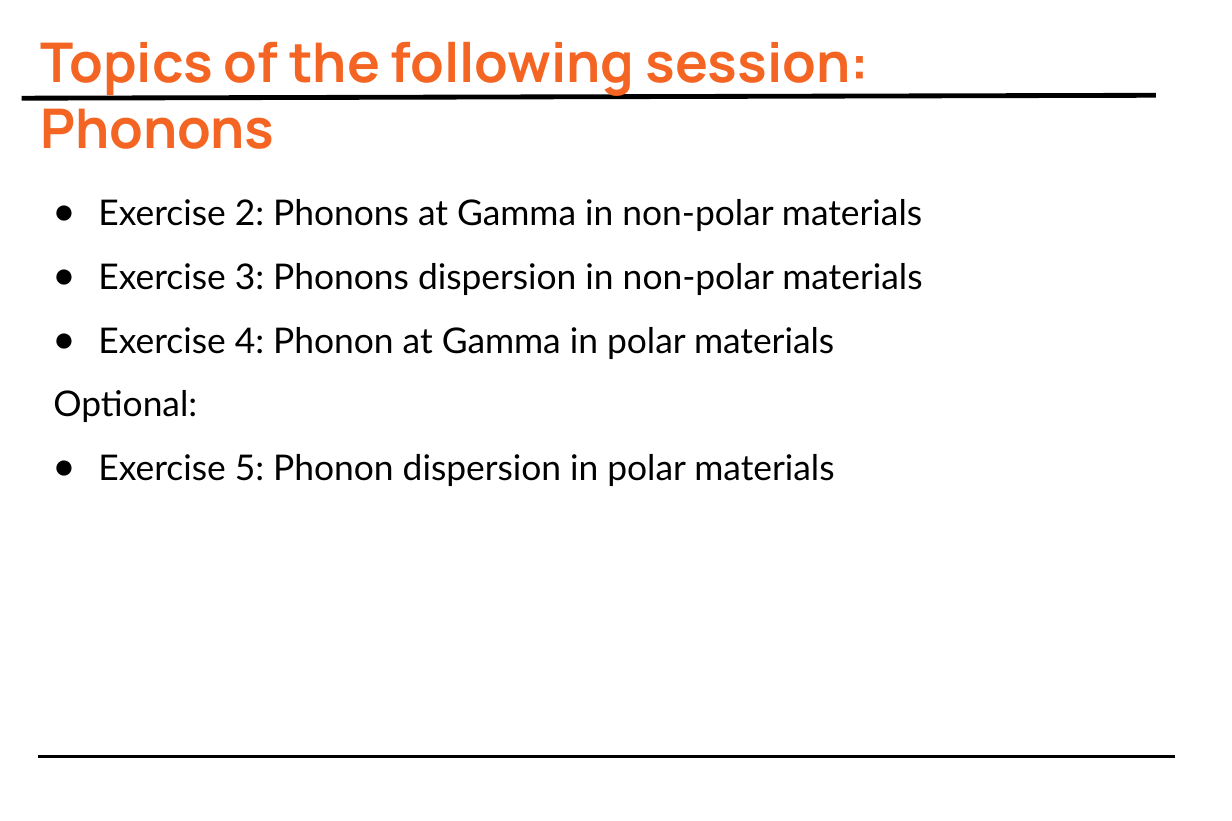
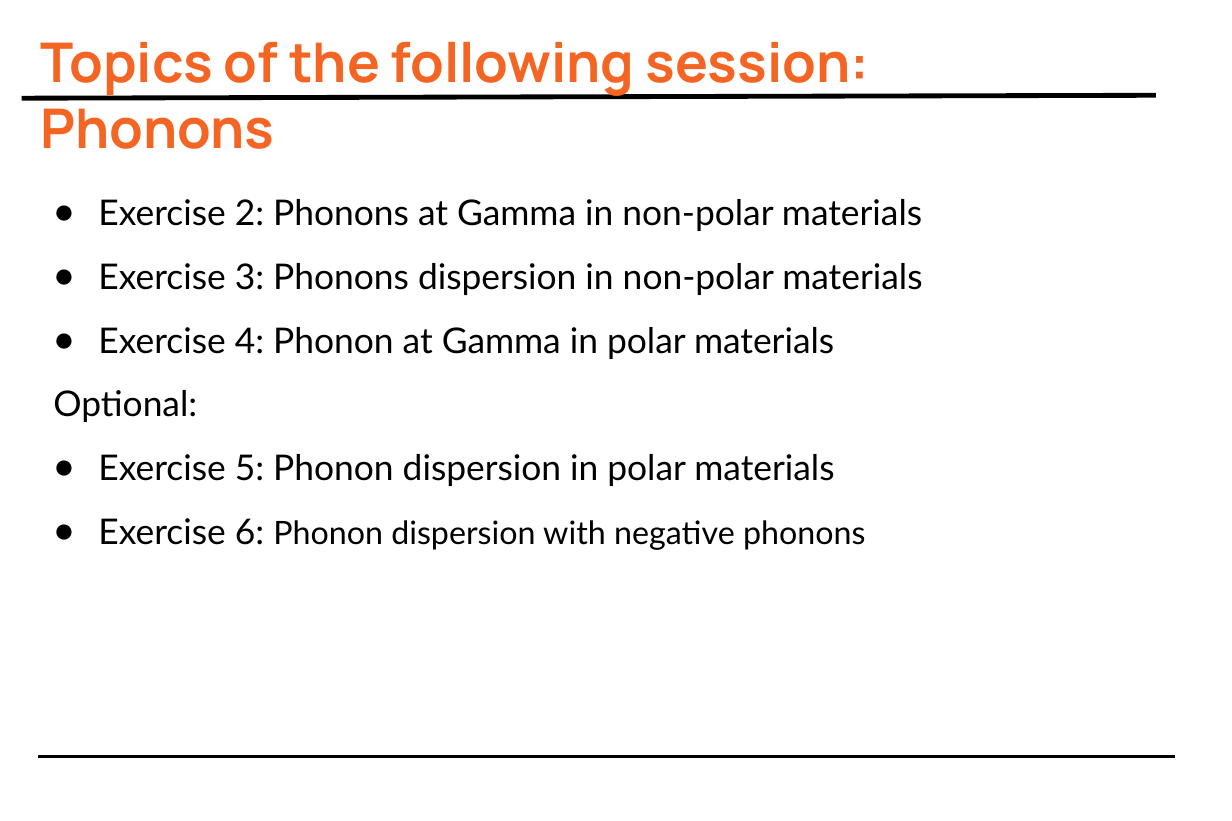
Before and after one commit to asesma-org/ASESMA2025, a slide deck: slide 12 of Hands-on-basic/Slides_pptx/Day4.pptx. Drawn at 1232x821 pixels with LibreOffice and Linux fonts; fonts in the diff are those of the drawing. Boxes give left, top, right and bottom in pixels: in the first picture for what was removed or moved away, otherwise in the second. Text is boxed around its words. In the diff, an @@ line names an element or a change of style, - is before the commit and + after.

```diff
--- a/Hands-on-basic/Slides_pptx/Day4.pptx
+++ b/Hands-on-basic/Slides_pptx/Day4.pptx
@@ text at [98, 518, 866, 550]: paragraph added @@
+● Exercise 6: Phonon dispersion with negative phonons
```
Also in this commit, not shown: 2 other slides changed, 5 other files.
